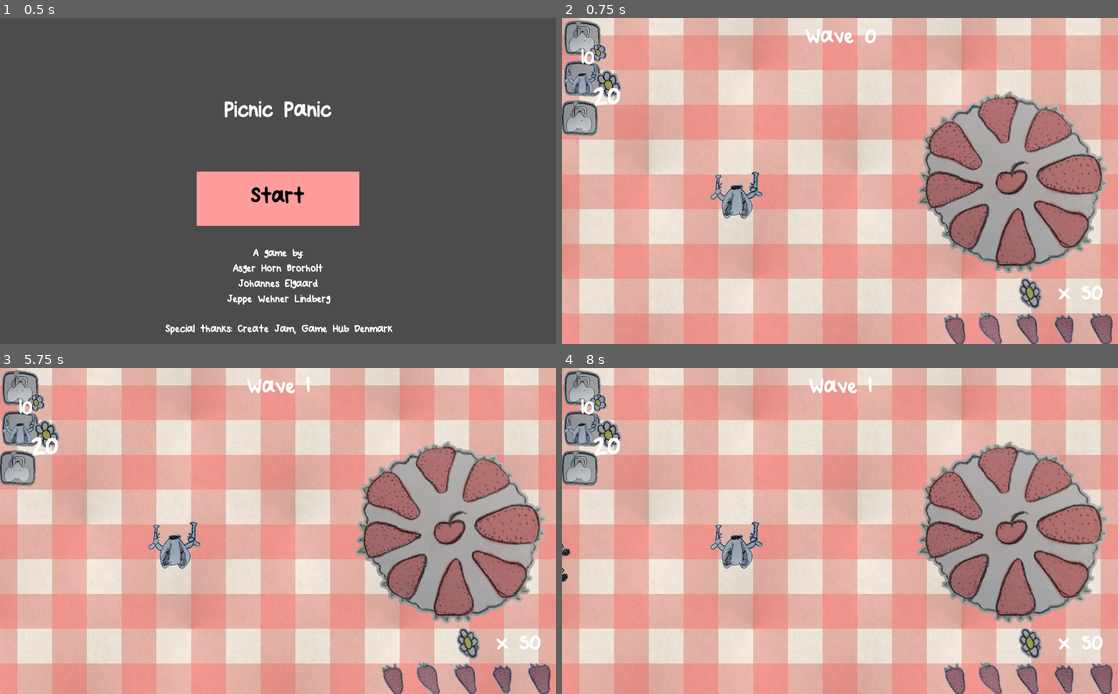
Above: before the commit, frames 1-4 (two rows, left to right).
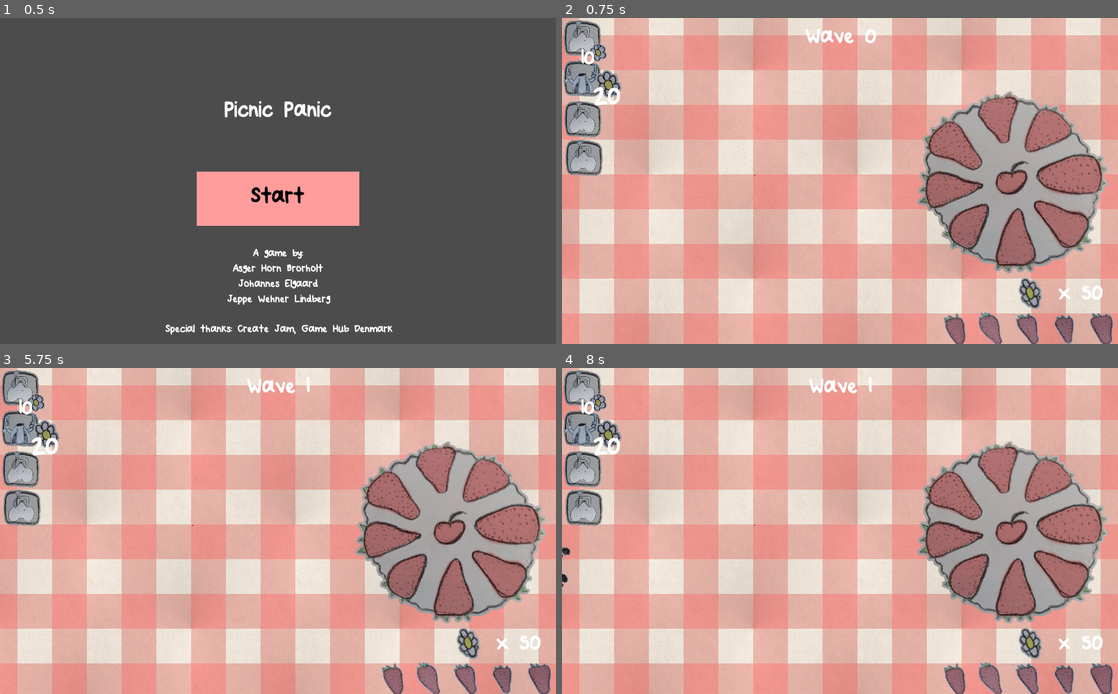
Above: after the commit, the same moments.

Repository: JeppeLindberg/Picnic
Game: Godot game, scene res://Scenes/TitleScreen.tscn
Two runs of this game, one before a commit and one after it. Both use one fixed random seed, a clock stepped at 60 frames per second and the inputs below. The engine's default icon, where the game draws it, is replaced by a stand-in: a white triangle on a blue panel in a dark square.
Inputs (mouse positions are in pixels of both pictures, inside the frame that each line leads up to):
- Up to frame 1 (0.5 s): no input
- Up to frame 2 (0.75 s): click "Start" at 0.5 s
- Up to frame 3 (5.75 s): tap Enter at 1.25, 2.75, 4.25 s; move the mouse to (400, 514) at 1.27 s; click (400, 514) at 1.42 s; tap Space at 2, 3.5, 5 s; move the mouse to (166, 547) at 2.02 s; click (166, 547) at 2.17 s; move the mouse to (333, 459) at 2.77 s; click (333, 459) at 2.92 s; move the mouse to (250, 596) at 3.52 s; click (250, 596) at 3.67 s; move the mouse to (444, 579) at 4.27 s; click (444, 579) at 4.42 s; move the mouse to (111, 482) at 5.02 s; click (111, 482) at 5.17 s
- Up to frame 4 (8 s): move the mouse to (867, 531) at 5.77 s; click (867, 531) at 5.92 s; move the mouse to (756, 449) at 6.52 s; click (756, 449) at 6.67 s; move the mouse to (962, 514) at 7.27 s; click (962, 514) at 7.42 s

Frame 1 is identical in both runs. In frame 2, 1.7% of the frame differs, in the area x 0-37%, y 25-62%; in frame 3, 1.7%; in frame 4, 1.8%, in the area x 0-37%, y 25-68%.

Commit message:
Frog tower more

Diff:
--- a/Assets/Enemy.tscn
+++ b/Assets/Enemy.tscn
@@ -30,5 +30,4 @@
 position = Vector2( 2, -9.53674e-07 )
 scale = Vector2( 0.210526, 0.210526 )
 frames = SubResource( 2 )
-frame = 2
 playing = true
--- /dev/null
+++ b/Assets/FrogTowerPreview.tscn
@@ -0,0 +1,18 @@
+[gd_scene load_steps=3 format=2]
+
+[ext_resource path="res://Resources/Towers/BadgerIdle.png" type="Texture" id=1]
+[ext_resource path="res://Resources/Towers/BadgerShootLeft.png" type="Texture" id=4]
+
+[node name="FrogTower" type="Node2D"]
+
+[node name="FrogIdle" type="Sprite" parent="."]
+scale = Vector2( 0.16955, 0.16955 )
+texture = ExtResource( 1 )
+
+[node name="FrogShoot" type="Sprite" parent="."]
+visible = false
+position = Vector2( 0, -1.90735e-06 )
+scale = Vector2( 0.17301, 0.17301 )
+texture = ExtResource( 4 )
+
+[node name="BulletEmitter" type="Node2D" parent="."]
--- a/Scenes/MainScene.tscn
+++ b/Scenes/MainScene.tscn
@@ -24,7 +24,7 @@
 [ext_resource path="res://Resources/UI/BadgerIcon.png" type="Texture" id=22]
 [ext_resource path="res://Resources/UI/BadgerCost.png" type="Texture" id=23]
 [ext_resource path="res://Assets/FrogTower.tscn" type="PackedScene" id=24]
-[ext_resource path="res://Assets/Fork.tscn" type="PackedScene" id=25]
+[ext_resource path="res://Assets/FrogTowerPreview.tscn" type="PackedScene" id=25]
 
 [node name="MainScene" type="Node2D"]
 script = ExtResource( 1 )
@@ -160,8 +160,17 @@
 preview_object = ExtResource( 21 )
 price = 20
 
+[node name="Frog" type="Sprite" parent="InputManager"]
+position = Vector2( 38, 186 )
+scale = Vector2( 0.546875, 0.546875 )
+texture = ExtResource( 13 )
+script = ExtResource( 8 )
+spawn_object = ExtResource( 24 )
+preview_object = ExtResource( 25 )
+price = 0
+
 [node name="Fork" type="Sprite" parent="InputManager"]
-position = Vector2( 32, 184 )
+position = Vector2( 40, 257 )
 scale = Vector2( 0.546875, 0.546875 )
 texture = ExtResource( 13 )
 script = ExtResource( 8 )
@@ -190,6 +199,3 @@
 position = Vector2( 123, 436 )
 
 [node name="PathfindDebug" type="Line2D" parent="."]
-
-[node name="FrogTower" parent="." instance=ExtResource( 24 )]
-position = Vector2( 321, 319 )
--- a/Scripts/Bullet.gd
+++ b/Scripts/Bullet.gd
@@ -2,7 +2,6 @@
 
 var _Groups := preload("res://Scripts/Library/Groups.gd").new()
 
-const Pickup := preload("res://Assets/Pickup.tscn")
 
 var target_pos: Vector2
 var start_pos: Vector2
@@ -11,7 +10,6 @@
 var inaccuracy_modulator: float = 0
 export var speed: float
 var initialized = false
-var money_drop_chance: float = 0.2
 
 var rng = RandomNumberGenerator.new()
 
@@ -32,11 +30,6 @@
 	var collision = move_and_collide(movement_vec)
 	if collision and not collision.collider.dead:
 		collision.collider.collide()
-		if collision.collider.is_in_group(_Groups.ENEMY):
-			if rng.randf() < money_drop_chance:
-				var new_node = Pickup.instance()
-				get_parent().add_child(new_node)
-				new_node.position = collision.position
 		collide()
 	if start_pos.distance_to(position) > max_range:
 		self.queue_free()
--- a/Scripts/Enemy.gd
+++ b/Scripts/Enemy.gd
@@ -2,6 +2,9 @@
 
 var _StageCoords := preload("res://Scripts/Library/StageCoords.gd").new()
 var _Groups := preload("res://Scripts/Library/Groups.gd").new()
+const Pickup := preload("res://Assets/Pickup.tscn")
+
+export var money_drop_chance: float = 0.2
 
 var initialized = false
 var start_pos: Vector2
@@ -71,4 +74,8 @@
 func collide():
 	dead = true
 	_ref_Nodes.remove_from_nodes(self)
+	if rng.randf() < money_drop_chance:
+		var new_node = Pickup.instance()
+		get_parent().add_child(new_node)
+		new_node.position = position
 	self.queue_free()
--- a/Scripts/Pickup.gd
+++ b/Scripts/Pickup.gd
@@ -4,8 +4,7 @@
 
 var _Groups := preload("res://Scripts/Library/Groups.gd").new()
 
-const GameState := preload("res://Scripts/GameState.gd")
-var _ref_GameState: GameState
+var _ref_GameState: Node2D
 var _sprite: Node2D
 var _rot: float
 var _picked_up: bool = false
Not shown: 1 places in Scenes/MainScene.tscn that only renumber resources
